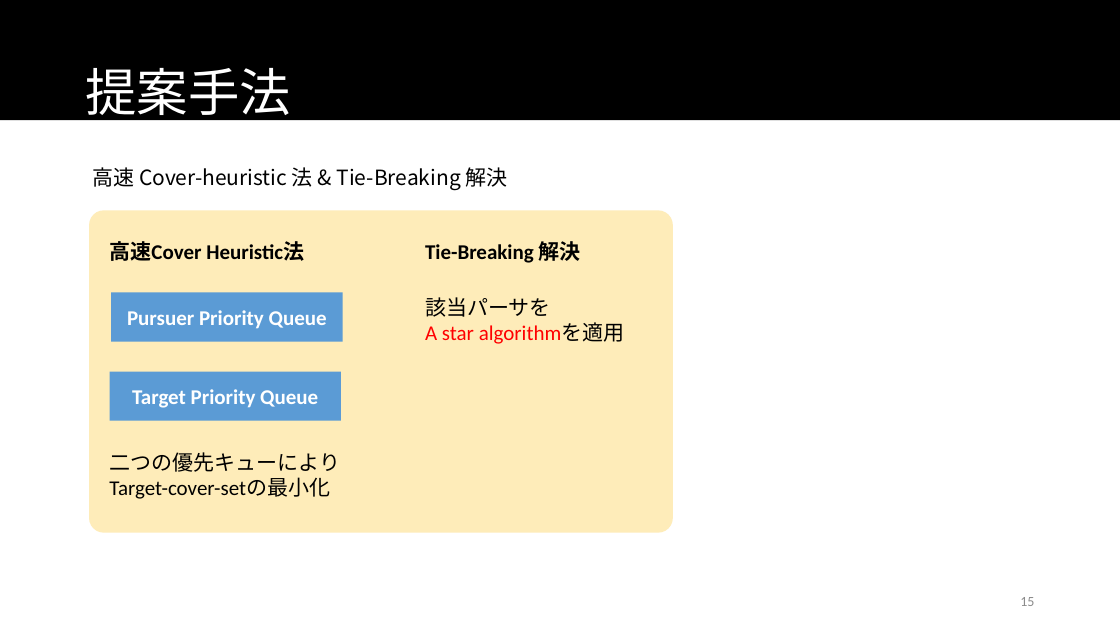
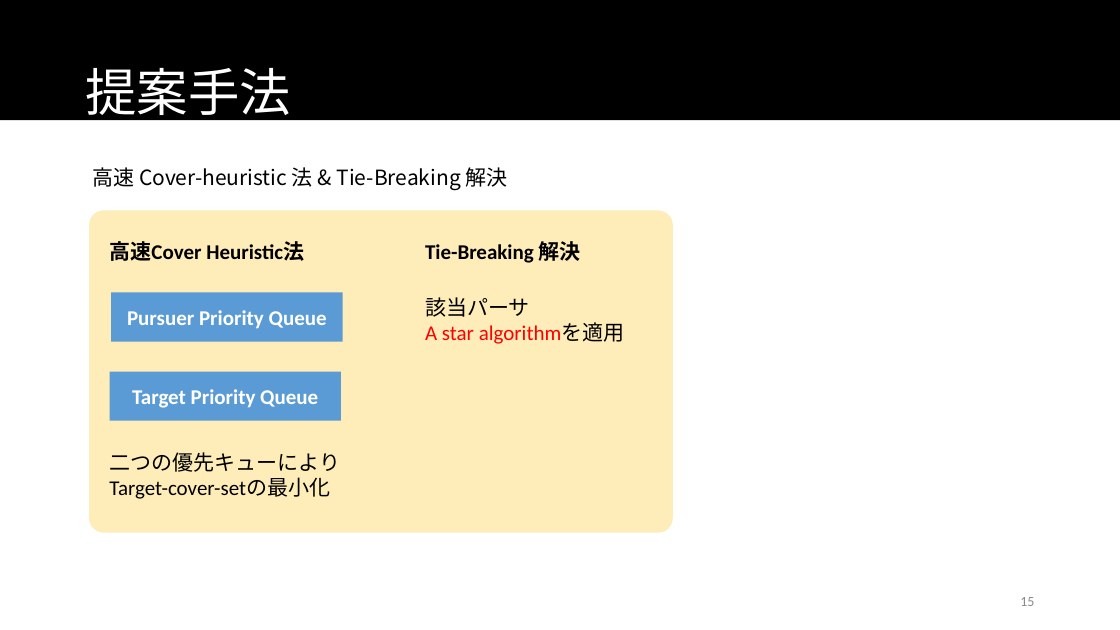
Before and after one commit to namidairo777/xiao_multiagent, a slide deck: slide 15 of documents/情報処理学会TANGXIAO_20170312.pptx. Drawn at 1120x630 pixels with LibreOffice and Linux fonts; fonts in the diff are those of the drawing. Boxes give left, top, right and bottom in pixels: in the first picture for what was removed or moved away, otherwise in the second. Text is boxed around its words. In the diff, an @@ line names an element or a change of style, - is before the commit and + after.

```diff
--- a/documents/情報処理学会TANGXIAO_20170312.pptx
+++ b/documents/情報処理学会TANGXIAO_20170312.pptx
@@ text at (x1=425, y1=297, x2=530, y2=317): text changed @@
-該当パーサを
+該当パーサ
```
Also in this commit, not shown: 13 other slides changed, 1 slide added, 13 other files.
